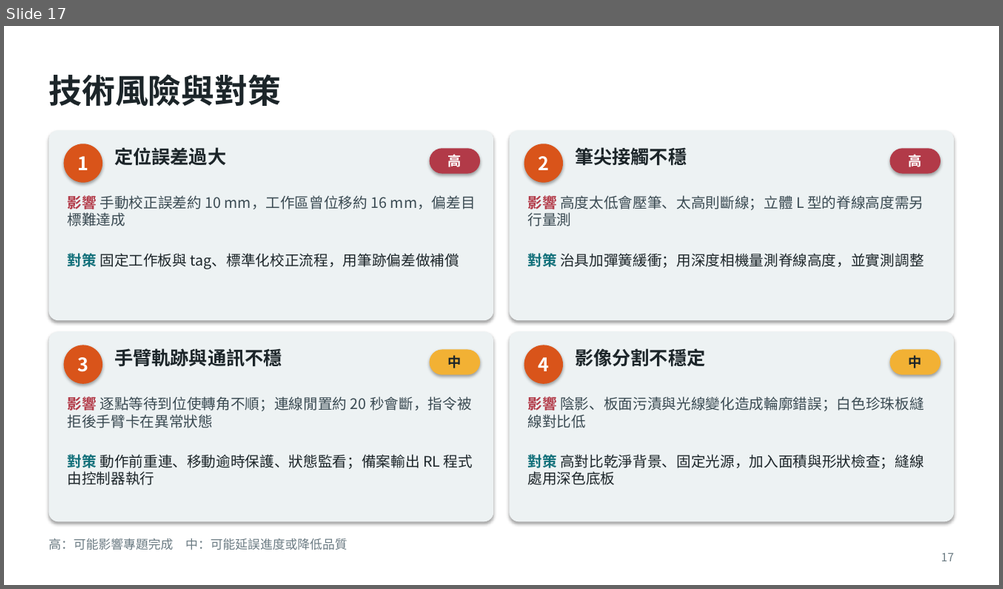
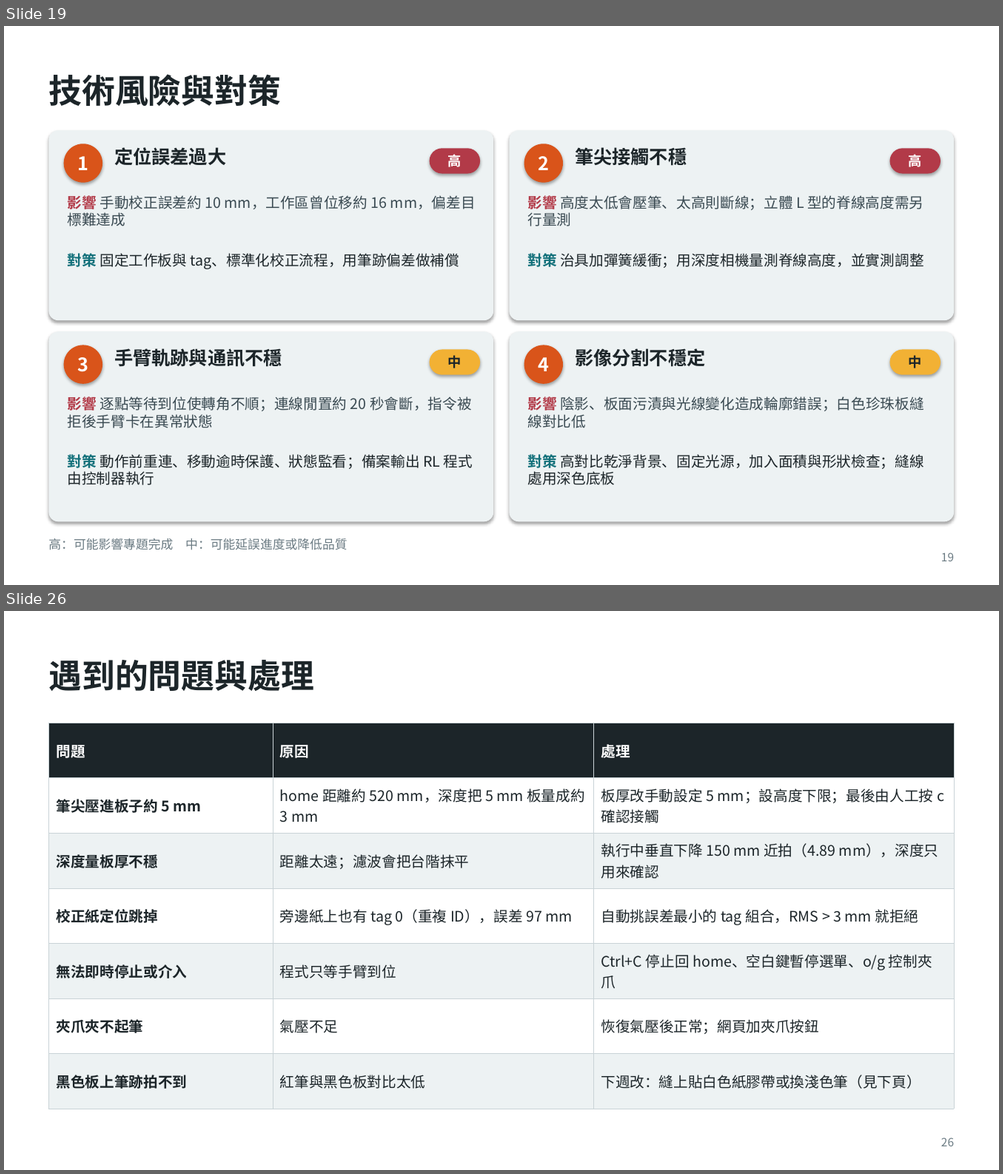
Before and after one commit to Rayyang800/PBL-path-planning, a slide deck: PBL專題規劃報告_三種工件版.pptx. Shown one above the other, each under a label of ours: slide 17 before the commit, slides 19 and 26 after it; the slides between them are not shown. The pictures are 1003x589 and 1003x1174 pixels, drawn with LibreOffice and Linux fonts; fonts in the diff are those of the drawing. Boxes give left, top, right and bottom in pixels: in the first picture for what was removed or moved away, otherwise in the second. Text is boxed around its words. In the diff, an @@ line names an element or a change of style, - is before the commit and + after.

```diff
--- a/PBL專題規劃報告_三種工件版.pptx
+++ b/PBL專題規劃報告_三種工件版.pptx
@@ slide 26 added at [4,611,999,1170], background #FFFFFF; not listed: 1 template element that a slide beside it also shows @@
@@ title added at [48,660,314,691], 32 pt, text #1C2529, bold @@
+遇到的問題與處理
@@ table added at [48,723,954,1110], 7 rows, 3 columns @@
+問題 | 原因 | 處理
+筆尖壓進板子約 5 mm | home 距離約 520 mm，深度把 5 mm 板量成約 3 mm | 板厚改手動設定 5 mm；設高度下限；最後由人工按 c 確認接觸
+深度量板厚不穩 | 距離太遠；濾波會把台階抹平 | 執行中垂直下降 150 mm 近拍（4.89 mm），深度只用來確認
+校正紙定位跳掉 | 旁邊紙上也有 tag 0（重複 ID），誤差 97 mm | 自動挑誤差最小的 tag 組合，RMS > 3 mm 就拒絕
+無法即時停止或介入 | 程式只等手臂到位 | Ctrl+C 停止回 home、空白鍵暫停選單、o/g 控制夾爪
+夾爪夾不起筆 | 氣壓不足 | 恢復氣壓後正常；網頁加夾爪按鈕
+黑色板上筆跡拍不到 | 紅筆與黑色板對比太低 | 下週改：縫上貼白色紙膠帶或換淺色筆（見下頁）
@@ what was slide 17 is now slide 19 @@
@@ page number at [941,553,953,562]: text changed @@
-17
+19
```
Also in this commit, not shown: 14 slides changed, 9 other slides added, 1 slide removed, 16 other files.
